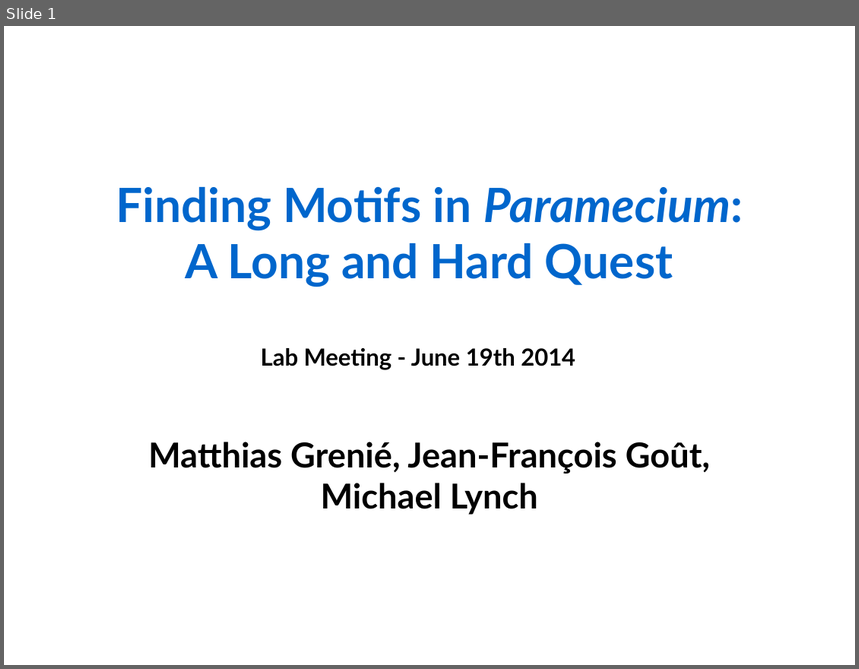
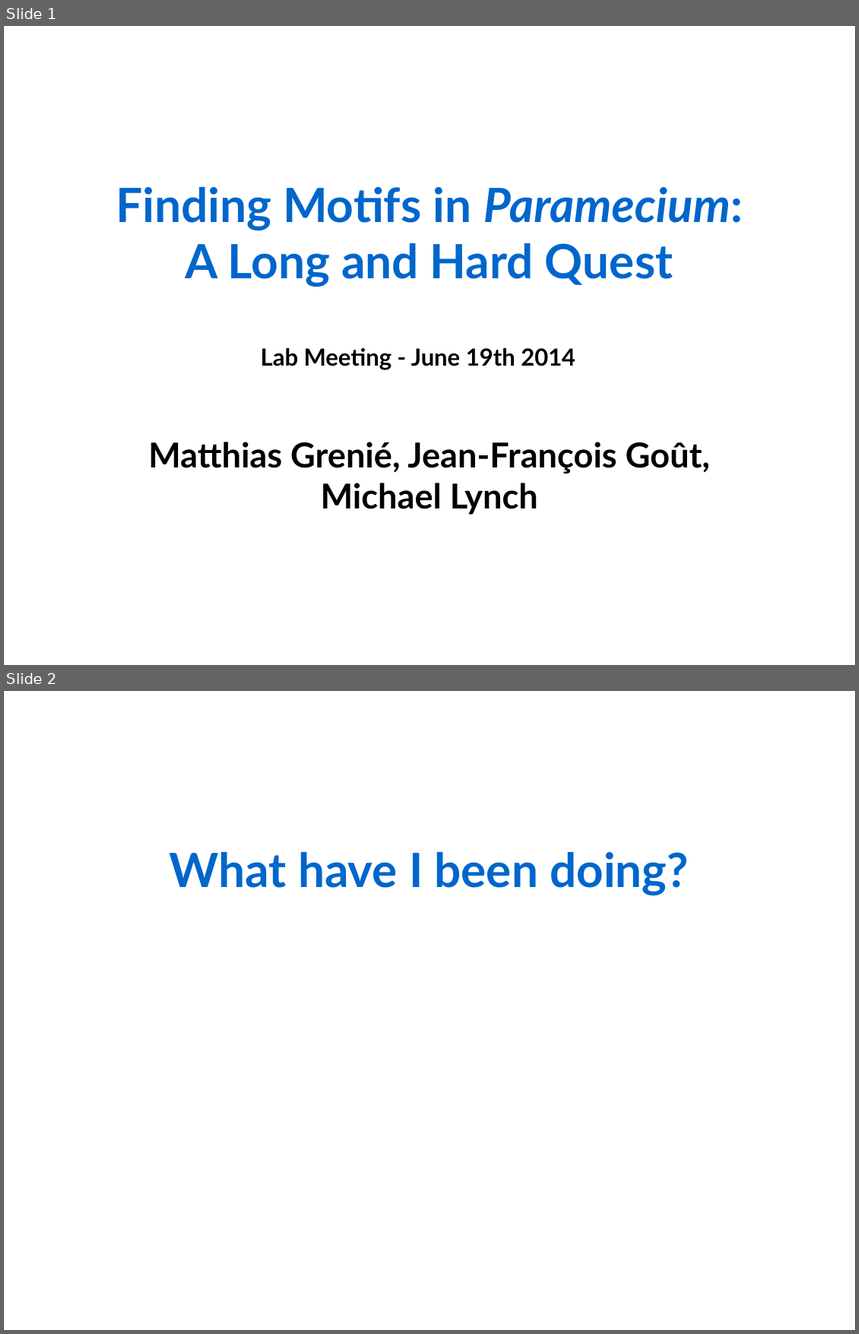
Before and after one commit to Rekyt/lynchlabpresentation2014, a slide deck: LabMeetingPresentation.odp. Shown one above the other, each under a label of ours: slide 1 before the commit, slides 1 and 2 after it. The pictures are 859x669 and 859x1334 pixels, drawn with LibreOffice and Linux fonts; fonts in the diff are those of the drawing. Boxes give left, top, right and bottom in pixels: in the first picture for what was removed or moved away, otherwise in the second. Text is boxed around its words. In the diff, an @@ line names an element or a change of style, - is before the commit and + after.

```diff
--- a/LabMeetingPresentation.odp
+++ b/LabMeetingPresentation.odp
@@ slide 2 added at [4,691,855,1330], background #FFFFFF @@
@@ text added at [170,852,689,896], 44 pt, text #0066CC, bold @@
+What have I been doing?
```
Also in this commit, not shown: 11 other slides added.
